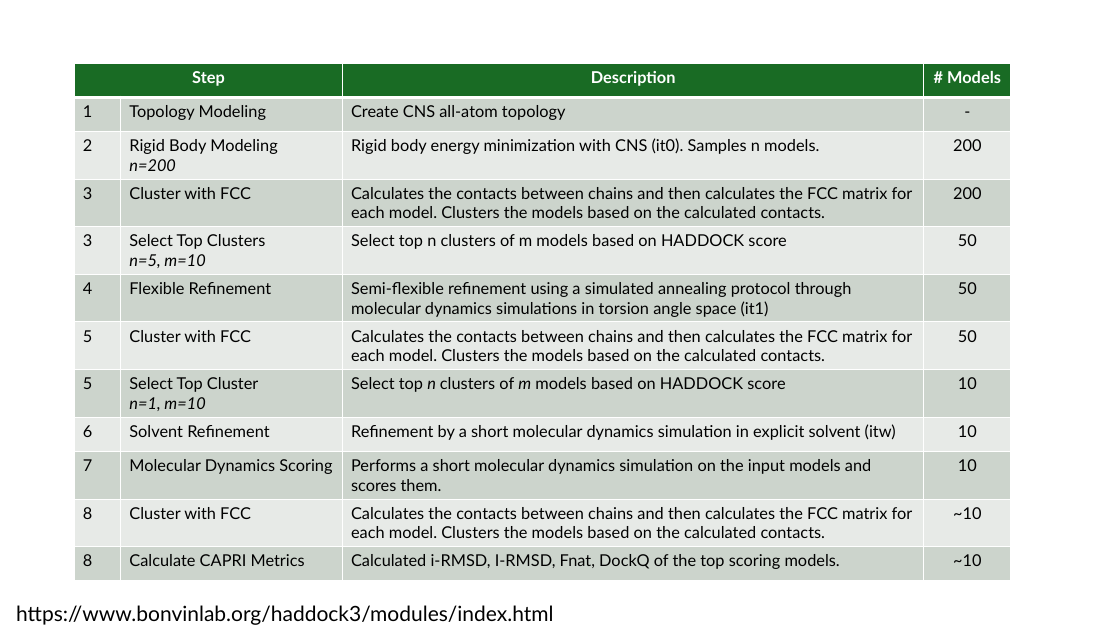
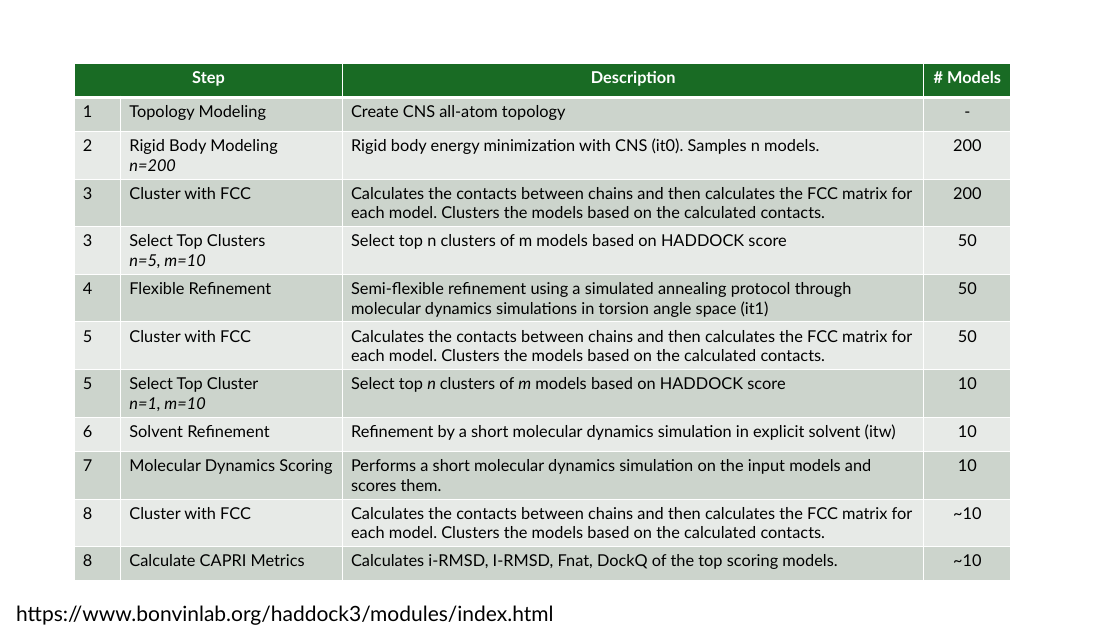
Before and after one commit to colbyford/Influenza_H5-Antibody_Predictions, a slide deck: slide 2 of figures/Workflow.pptx. Drawn at 1120x630 pixels with LibreOffice and Linux fonts; fonts in the diff are those of the drawing. Boxes give left, top, right and bottom in pixels: in the first picture for what was removed or moved away, otherwise in the second. Text is boxed around its words. In the diff, an @@ line names an element or a change of style, - is before the commit and + after.

```diff
--- a/figures/Workflow.pptx
+++ b/figures/Workflow.pptx
@@ table at <box>75,63,1012,581</box> @@
-row 12, column 3: Calculated i-RMSD, I-RMSD, Fnat, DockQ of the top scoring models.
+row 12, column 3: Calculates i-RMSD, I-RMSD, Fnat, DockQ of the top scoring models.
```
Also in this commit, not shown: 1 other slide changed.
